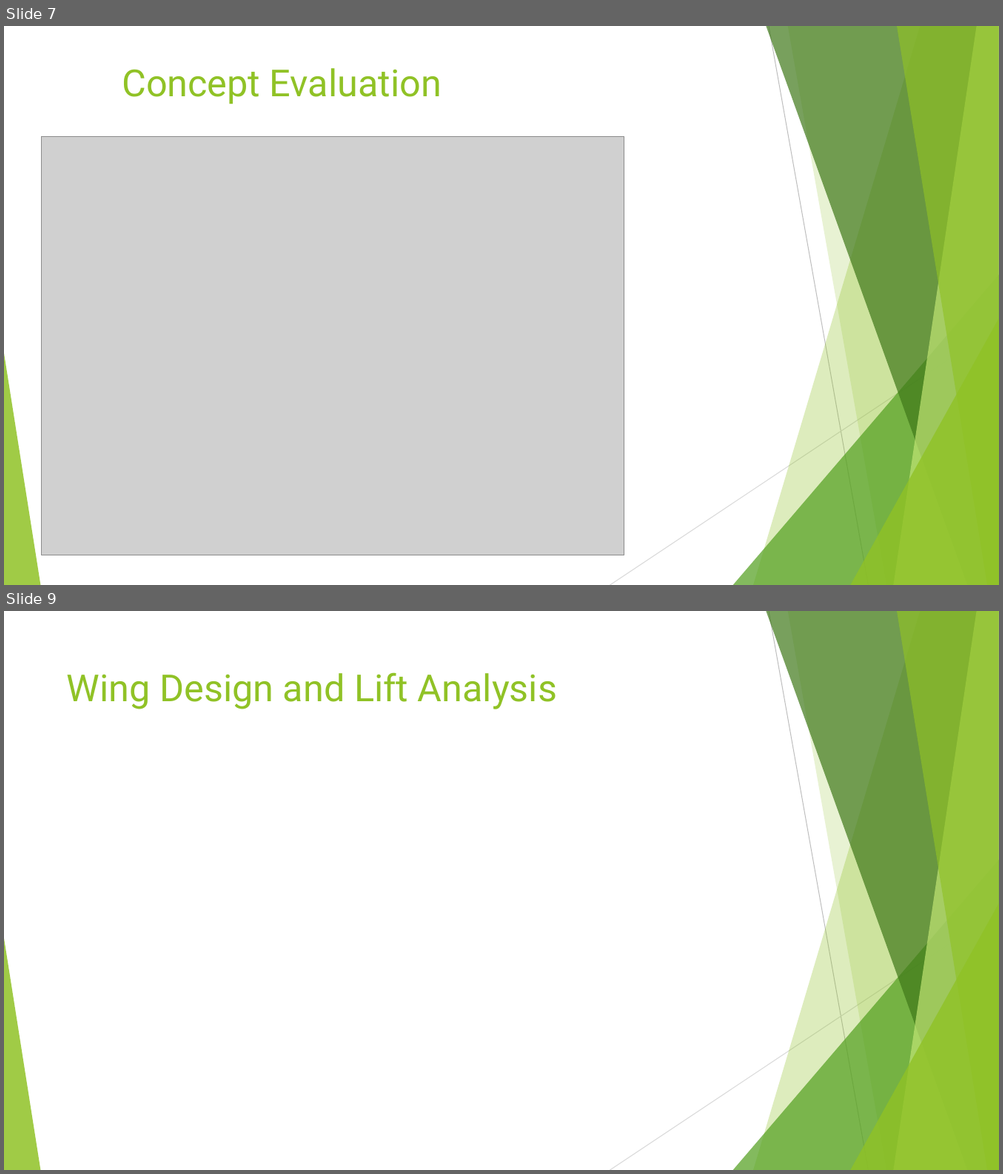
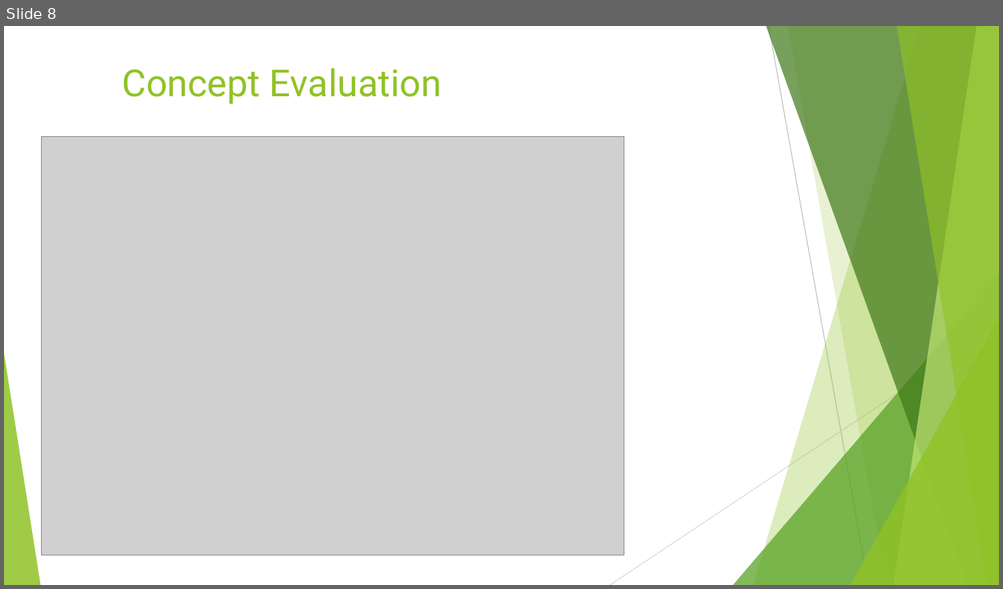
Before and after one commit to metinoxy/VTOL, a slide deck: Course Materials/Presentation.pptx. Shown one above the other, each under a label of ours: slides 7 and 9 before the commit, slide 8 after it; the slides between them are not shown. The pictures are 1003x1174 and 1003x589 pixels, drawn with LibreOffice and Linux fonts; fonts in the diff are those of the drawing; grey boxes stand for pictures. Boxes give left, top, right and bottom in pixels: in the first picture for what was removed or moved away, otherwise in the second. Text is boxed around its words. In the diff, an @@ line names an element or a change of style, - is before the commit and + after.

```diff
--- a/Course Materials/Presentation.pptx
+++ b/Course Materials/Presentation.pptx
@@ slide 9 removed at box(4, 611, 999, 1170), background #FFFFFF; not listed: 10 template elements that a slide beside it also shows @@
@@ title removed at box(67, 672, 557, 709) @@
-Wing Design and Lift Analysis
@@ what was slide 7 is now slide 8 @@
```
Also in this commit, not shown: 6 slides changed, 5 slides added, 3 other slides removed.
